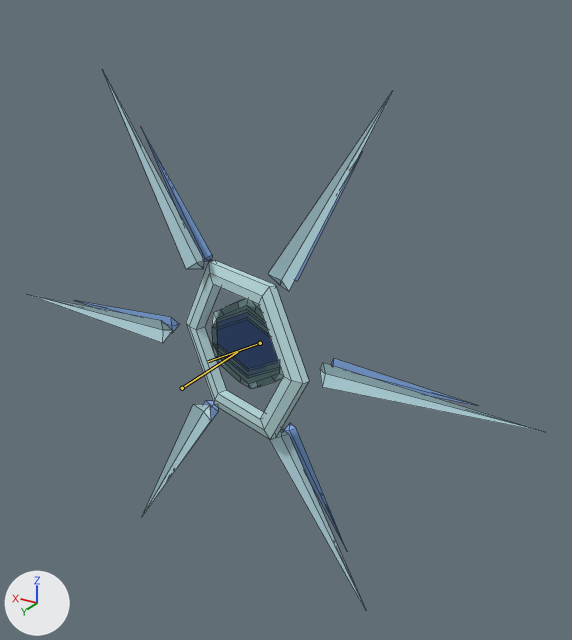
The Blender file Enemies/SnowflakeEntityAdvancedRig.blend, before and after one commit.
The view is the same before and after, from a 50 mm lens placed at (-4.58, 6.59, 3.82), pointed at (-0.36, -0.45, 0.3). The axes (+X, +Y, +Z) are drawn at lower left. The lights are the same throughout. The picture after the commit comes second. Both versions are drawn at frame 18 of the action 'Deflect'; the numbers are the values there. The bones that change are drawn over the model as lines. Mesh edges are drawn as thin lines.

In view in the first picture: 'BackLeft', 'BackRight', 'CentralEye1', 'CentralEye2', 'CentralEye3', 'CentralEyeFrontLeft', 'CentralEyeMiddleRight', 'FacePlate', 'FrontLeft', 'FrontRight', 'MiddleLeft', 'MiddleRight' and 5 more.
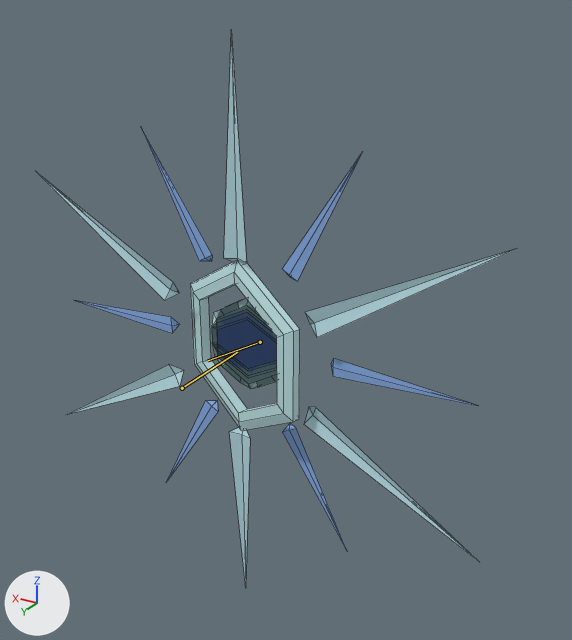
Pixel boxes (x1, y1, x2, y2) of what changed, in the pictures (572 x 640 px):
'FacePlate', posed (10% narrower)
    before: (186, 260, 309, 440)
    after: (190, 261, 300, 431)
'FrontRight', posed (67% wider, 55% shorter)
    before: (268, 90, 393, 291)
    after: (305, 249, 515, 338)
'MiddleRight', posed (22% narrower, 118% taller)
    before: (320, 362, 543, 432)
    after: (304, 407, 478, 561)
'FrontLeft', posed (76% narrower, 18% taller)
    before: (103, 71, 204, 269)
    after: (224, 31, 247, 265)
'BackRight', posed (78% narrower, 11% shorter)
    before: (270, 428, 366, 610)
    after: (230, 427, 250, 588)
'MiddleLeft', posed (158% taller)
    before: (28, 294, 173, 343)
    after: (38, 173, 179, 301)
'BackLeft', posed (70% wider, 54% shorter)
    before: (142, 405, 211, 516)
    after: (66, 365, 184, 415)
bone 'Bone.015', root to tip
    before: (260, 343) to (208, 361)
    after: (260, 342) to (208, 360)

The edits, one by one:
Bone 'Bone.001' (bone_bone_001) turns from (0, -30, 0) to (0, 0, 0) degrees about its own x, y and z.
Bone 'Bone.015' (bone_bone_015) moves from (-0.07, 0.49, 0.04) to (-0.07, 0.51, 0.0).
Bone 'Bone.015' (bone_bone_015) turns from (-80, -81, -85) to (0, -30, -162) degrees about its own x, y and z.
